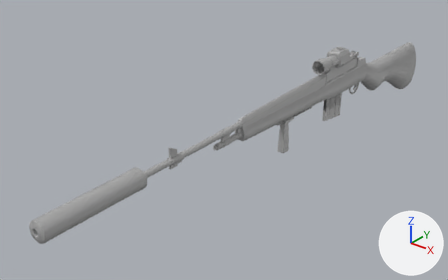
Before and after pictures for a commit that changed the FBX model Assets/3D Assets/Guns/M1_Garand.fbx.
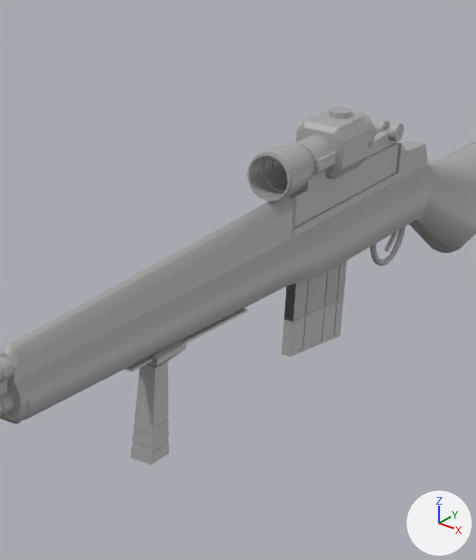
The first picture shows the older version from a 50 mm camera at (0.631, -1.782, 1.801) aimed at (-0.088, -0.884, 1.244). The close-ups show both versions on the part from 53% to 85% of the width and 5% to 65% of the height of that picture; other places that the commit changed are outside them. The axes (+X, +Y, +Z) are drawn at lower right. The lights are the same throughout. Where no turn or scale is listed for an object, it has been applied to the vertices.
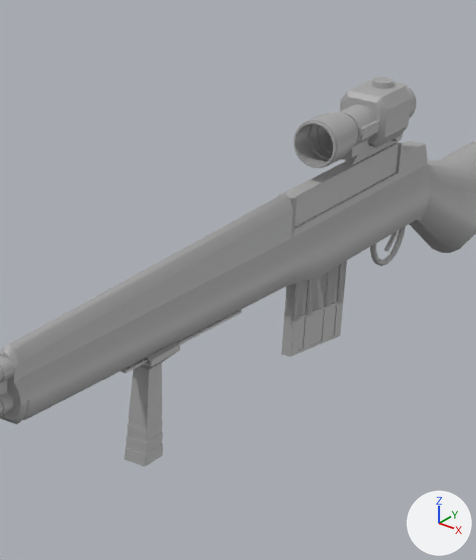
What differs and where, as boxes [x1, y1, x2, y2] in the close-ups (476 x 560 px):
```json
{"object": "pCylinder4", "change": "moved", "before": [247, 135, 336, 201], "after": [293, 104, 379, 168]}
{"object": "pCylinder5", "change": "moved", "before": [296, 109, 369, 179], "after": [339, 79, 411, 148]}
{"object": "Vert_Grip", "change": "moved", "before": [130, 342, 186, 465], "after": [124, 343, 180, 466]}
{"object": "Attachment_Connector", "change": "moved", "before": [125, 308, 247, 372], "after": [120, 310, 242, 373]}
{"object": "pCylinder6", "change": "moved", "before": [329, 106, 351, 119], "after": [372, 77, 393, 89]}
{"object": "pCylinder7", "change": "moved", "before": [351, 111, 376, 148], "after": [393, 82, 416, 118]}
```

Scene script edits in JSON lines:
```json
{"op": "set", "path": "ob_pcylinder5.location", "old": "(0.0, -0.5981, 1.3626)", "new": "(0.0, -0.5411, 1.3695)"}
{"op": "set", "path": "ob_pcylinder7.location", "old": "(0.0, -0.5514, 1.3626)", "new": "(0.0, -0.4944, 1.3696)"}
{"op": "set", "path": "ob_vert_grip.location", "old": "(0.0, -0.796, 1.2843)", "new": "(0.0, -0.803, 1.2858)"}
{"op": "set", "path": "ob_attachment_connector.location", "old": "(0.0, -0.8076, 1.2845)", "new": "(0.0, -0.8146, 1.286)"}
{"op": "set", "path": "ob_pcylinder4.location", "old": "(0.0, -0.6619, 1.361)", "new": "(0.0, -0.6049, 1.368)"}
{"op": "set", "path": "ob_pcylinder6.location", "old": "(0.0, -0.5828, 1.3805)", "new": "(0.0, -0.5258, 1.3874)"}
```
